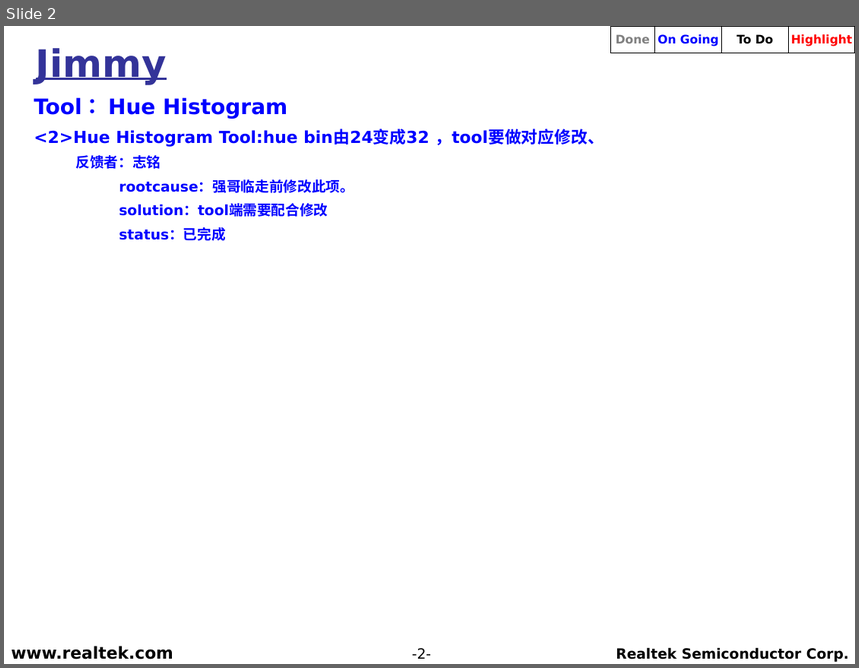
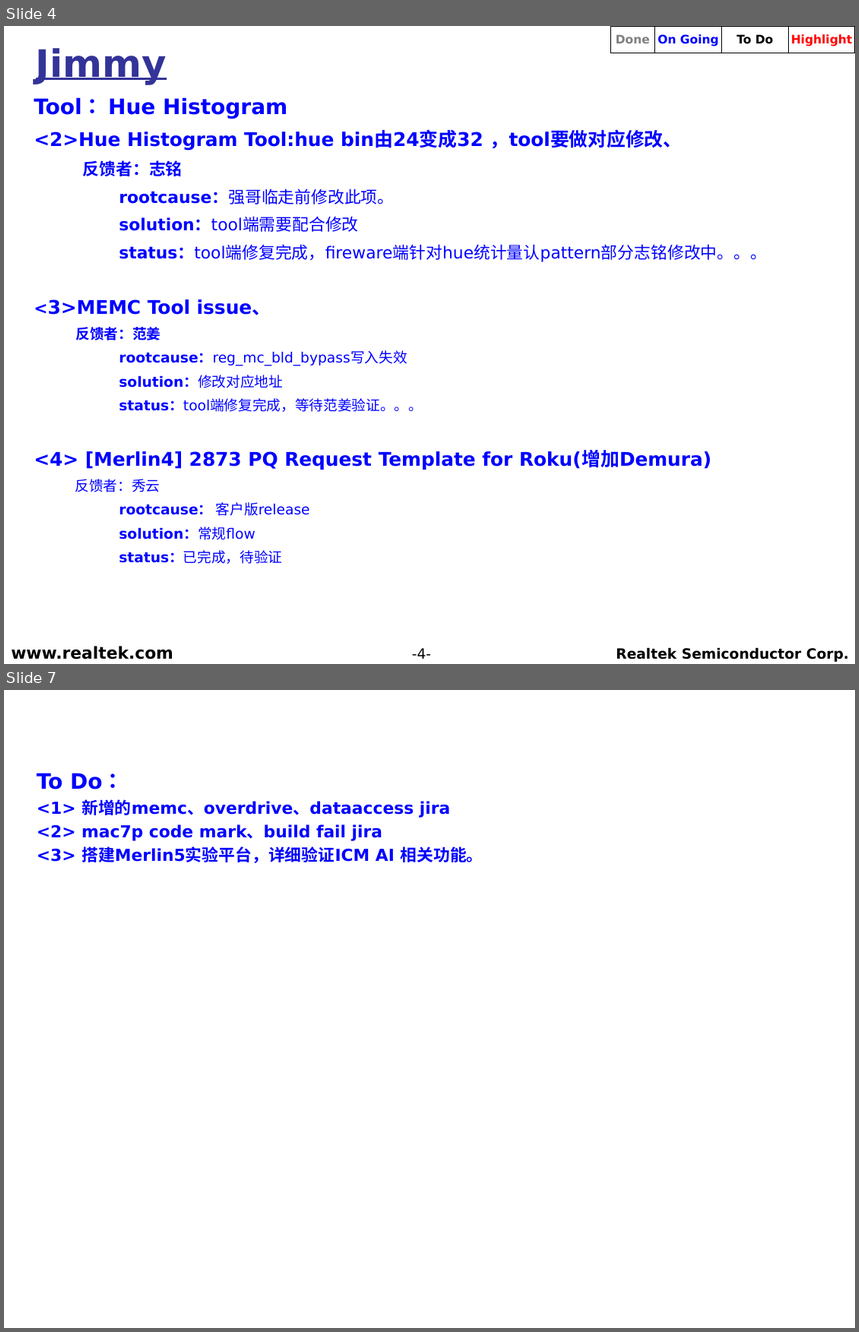
Before and after one commit to weicun581/Weekly_report, a slide deck: 2019年6月/RS_TV_SD_(Jimmy)_20190611.ppt. Shown one above the other, each under a label of ours: slide 2 before the commit, slides 4 and 7 after it; the slides between them are not shown. The pictures are 859x668 and 859x1332 pixels, drawn with LibreOffice and Linux fonts; fonts in the diff are those of the drawing; background and template pictures are left out. Boxes give left, top, right and bottom in pixels: in the first picture for what was removed or moved away, otherwise in the second. Text is boxed around its words. In the diff, an @@ line names an element or a change of style, - is before the commit and + after.

```diff
--- a/2019年6月/RS_TV_SD_(Jimmy)_20190611.ppt
+++ b/2019年6月/RS_TV_SD_(Jimmy)_20190611.ppt
@@ slide 7 added at bbox=[4, 690, 855, 1328], background picture (left out) @@
@@ text added at bbox=[37, 773, 484, 863], 14 pt, text #0000FF, bold @@
+  To Do：
+  <1> 新增的memc、overdrive、dataaccess jira
+  <2> mac7p code mark、build fail jira
+  <3> 搭建Merlin5实验平台，详细验证ICM AI 相关功能。
@@ what was slide 2 is now slide 4 @@
@@ slide 4 changed as well @@
@@ text at bbox=[34, 129, 683, 232]: size 14 to 16 pt in "<2>Hue Histogram Tool:hue bin由24变成32 ，tool要做对应修改、"; size 12 to 14 pt in "反馈者：志铭", "rootcause：强哥临走前修改此项。", "solution：tool端需要配合修改"; bold off in "rootcause：强哥临走前修改此项。", "solution：tool端需要配合修改" @@
@@ text at bbox=[34, 245, 767, 564]: text changed @@
-  status：已完成
+  status：tool端修复完成，fireware端针对hue统计量认pattern部分志铭修改中。。。
+  <3>MEMC Tool issue、
+  反馈者：范姜
+  rootcause：reg_mc_bld_bypass写入失效
+  solution：修改对应地址
+  status：tool端修复完成，等待范姜验证。。。
+  <4> [Merlin4] 2873 PQ Request Template for Roku(增加Demura)
+  反馈者：秀云
+  rootcause： 客户版release
+  solution：常规flow
+  status：已完成，待验证
@@ page number at bbox=[412, 648, 431, 659]: text changed @@
--2-
+-4-
```
Also in this commit, not shown: 1 other slide changed, 4 other slides added, 1 slide removed.
